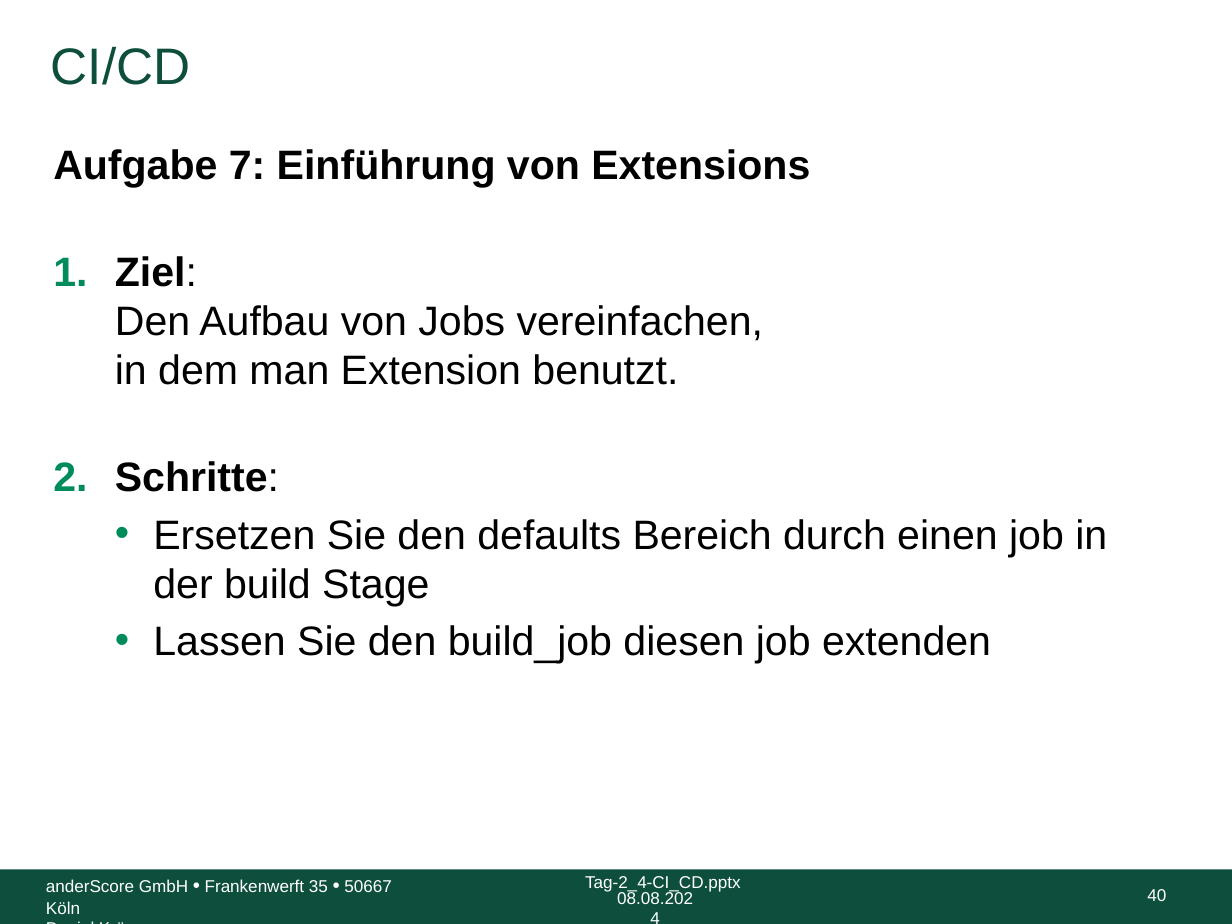
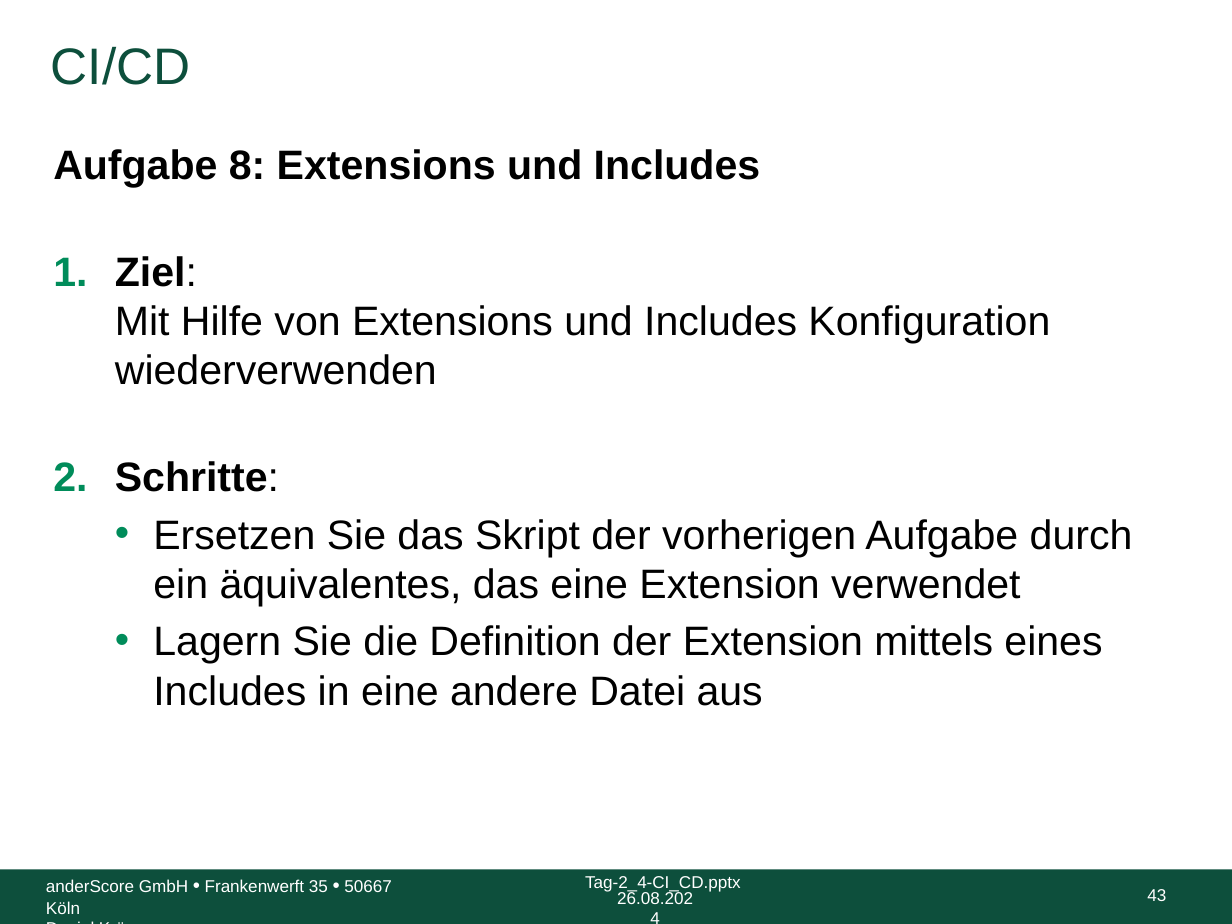
Before and after one commit to anderscore-gmbh/gitlab, a slide deck: slide 43 of slides/Tag-2_4-CI_CD.pptx (slide 40 before the commit). Drawn at 1232x924 pixels with LibreOffice and Linux fonts; fonts in the diff are those of the drawing; background and template pictures are left out. Boxes give left, top, right and bottom in pixels: in the first picture for what was removed or moved away, otherwise in the second. Text is boxed around its words. In the diff, an @@ line names an element or a change of style, - is before the commit and + after.

Commit message:
Überarbeitung GitlabCI-Aufgaben

```diff
--- a/slides/Tag-2_4-CI_CD.pptx
+++ b/slides/Tag-2_4-CI_CD.pptx
@@ text at [53,149,1050,385]: text changed @@
-Aufgabe 7: Einführung von Extensions
-1. Ziel:
-   Den Aufbau von Jobs vereinfachen,
-   in dem man Extension benutzt.
+Aufgabe 8: Extensions und Includes
+1. Ziel:
+   Mit Hilfe von Extensions und Includes Konfiguration wiederverwenden
@@ text at [153,519,1133,706]: text changed @@
-  • Ersetzen Sie den defaults Bereich durch einen job in der build Stage
-  • Lassen Sie den build_job diesen job extenden
+  • Ersetzen Sie das Skript der vorherigen Aufgabe durch ein äquivalentes, das eine Extension verwendet
+  • Lagern Sie die Definition der Extension mittels eines Includes in eine andere Datei aus
@@ text at [617,890,693,904]: text changed @@
-08.08.2024
+26.08.2024
@@ page number at [1147,889,1166,901]: text changed @@
-40
+43
```
Also in this commit, not shown: 46 other slides changed.
